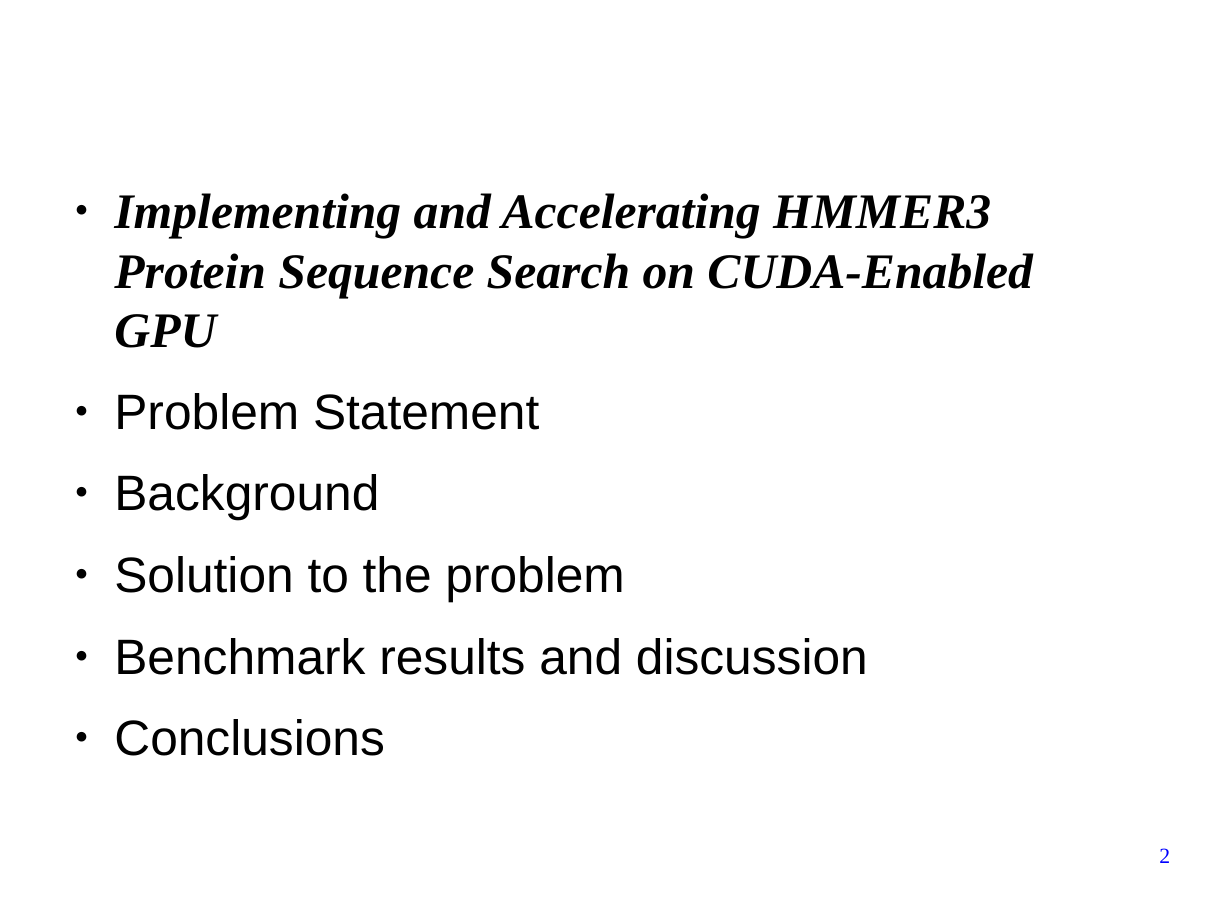
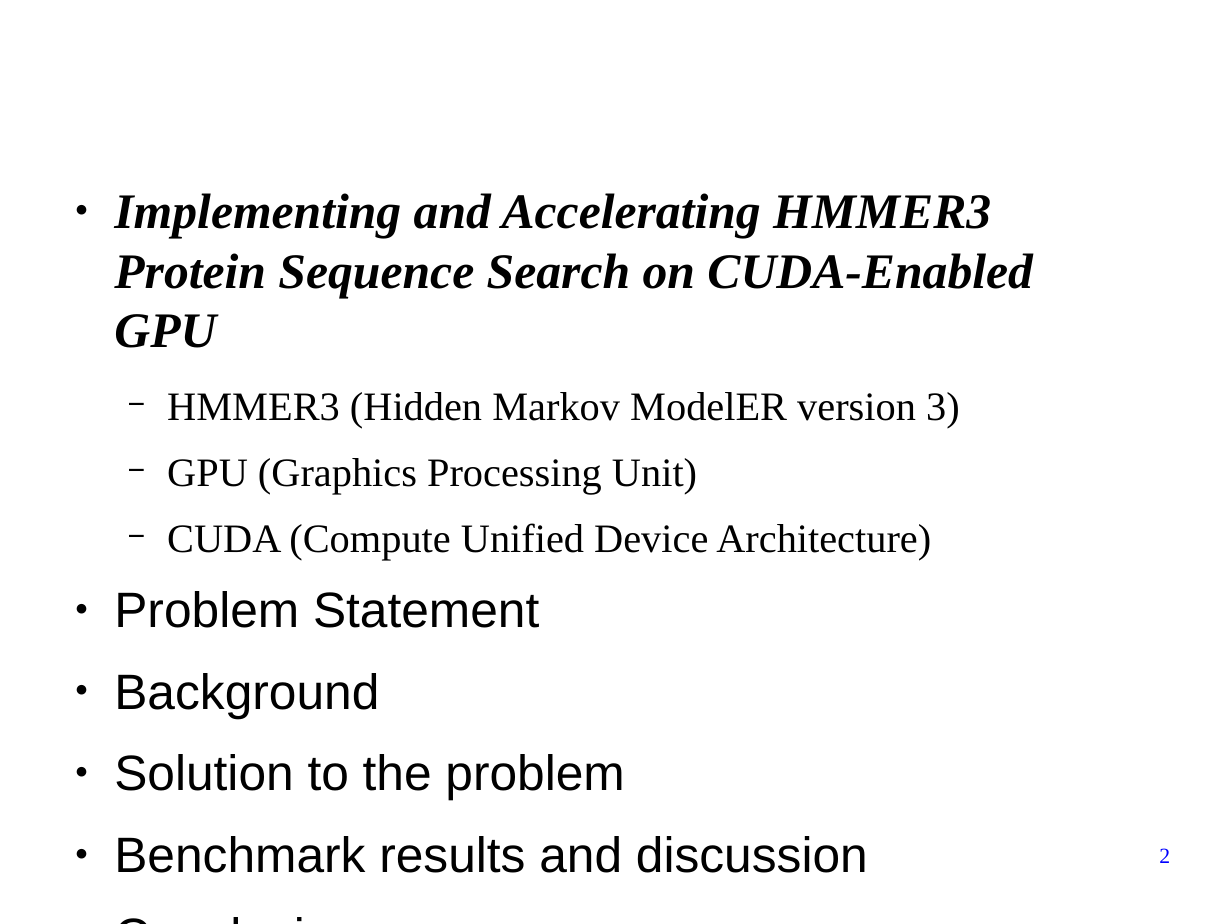
Before and after one commit to forestcheng/cudahmmsearch, a slide deck: slide 2 of thesis/thesisDefense.odp. Drawn at 1232x924 pixels with LibreOffice and Linux fonts; fonts in the diff are those of the drawing; background and template pictures are left out. Boxes give left, top, right and bottom in pixels: in the first picture for what was removed or moved away, otherwise in the second. Text is boxed around its words. In the diff, an @@ line names an element or a change of style, - is before the commit and + after.

```diff
--- a/thesis/thesisDefense.odp
+++ b/thesis/thesisDefense.odp
@@ text at (167, 392, 960, 560): paragraphs added @@
+  − HMMER3 (Hidden Markov ModelER version 3)
+  − GPU (Graphics Processing Unit)
+  − CUDA (Compute Unified Device Architecture)
```
Also in this commit, not shown: 11 other slides changed, 1 slide removed.
